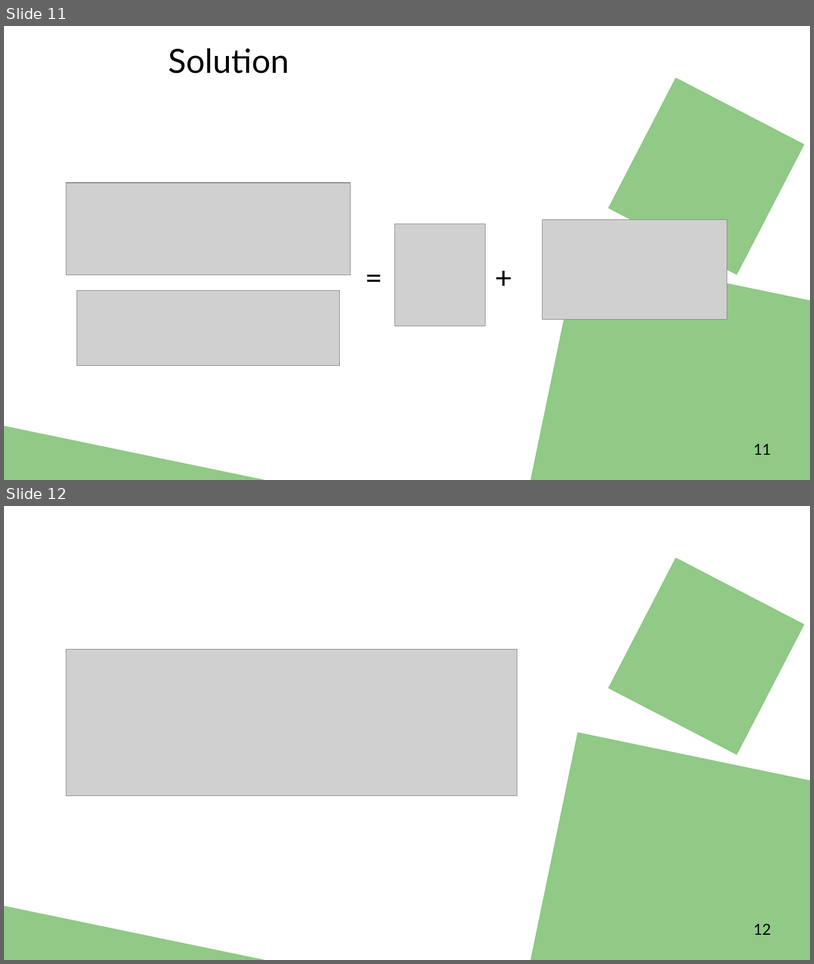
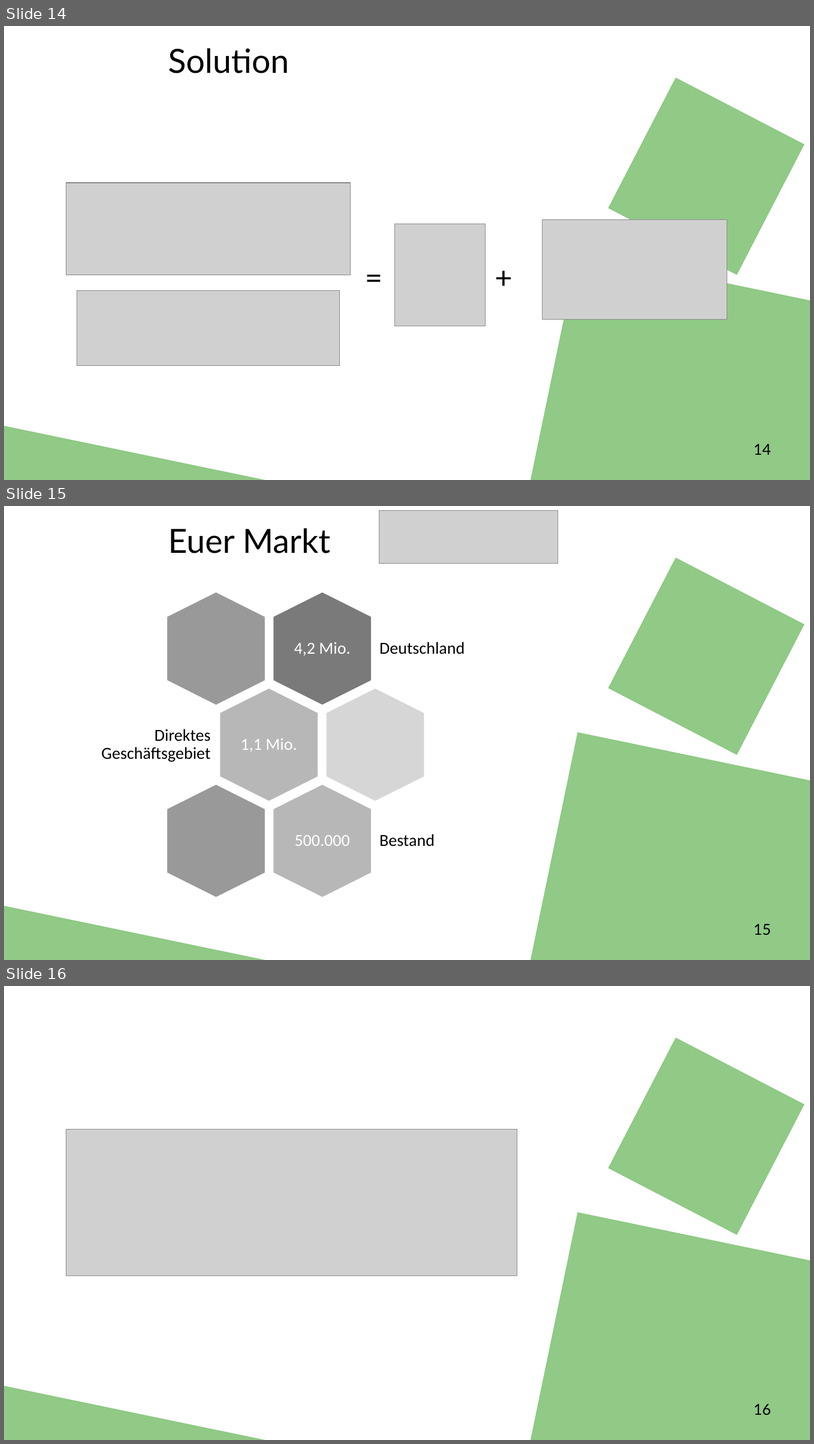
Before and after one commit to konstantinsteinmiller/filterit, a slide deck: docs/static/Präsentation.pptx. Shown one above the other, each under a label of ours: slides 11 and 12 before the commit, slides 14, 15 and 16 after it. The pictures are 814x964 and 814x1444 pixels, drawn with LibreOffice and Linux fonts; fonts in the diff are those of the drawing; grey boxes stand for pictures; background and template pictures are left out. Boxes give left, top, right and bottom in pixels: in the first picture for what was removed or moved away, otherwise in the second. Text is boxed around its words. In the diff, an @@ line names an element or a change of style, - is before the commit and + after.

```diff
--- a/docs/static/Präsentation.pptx
+++ b/docs/static/Präsentation.pptx
@@ slide 15 added at (4, 506, 810, 960), background #FFFFFF; not listed: 4 template elements that a slide beside it also shows @@
@@ picture added at (380, 510, 558, 564) @@
@@ title added at (168, 528, 330, 553), 39.6 pt, text #000000 @@
+Euer Markt
@@ group added at (101, 592, 465, 897): 6 hexagons, 6 texts @@
+4,2 Mio.
+Deutschland
+1,1 Mio.
+Direktes Geschäftsgebiet
+500.000
+Bestand
@@ what was slide 11 is now slide 14 @@
@@ page number at (754, 444, 771, 454): text changed @@
-11
+14
@@ what was slide 12 is now slide 16 @@
@@ page number at (754, 1404, 771, 1414): text changed @@
-12
+16
```
Also in this commit, not shown: 3 other slides added, 3 other files.
